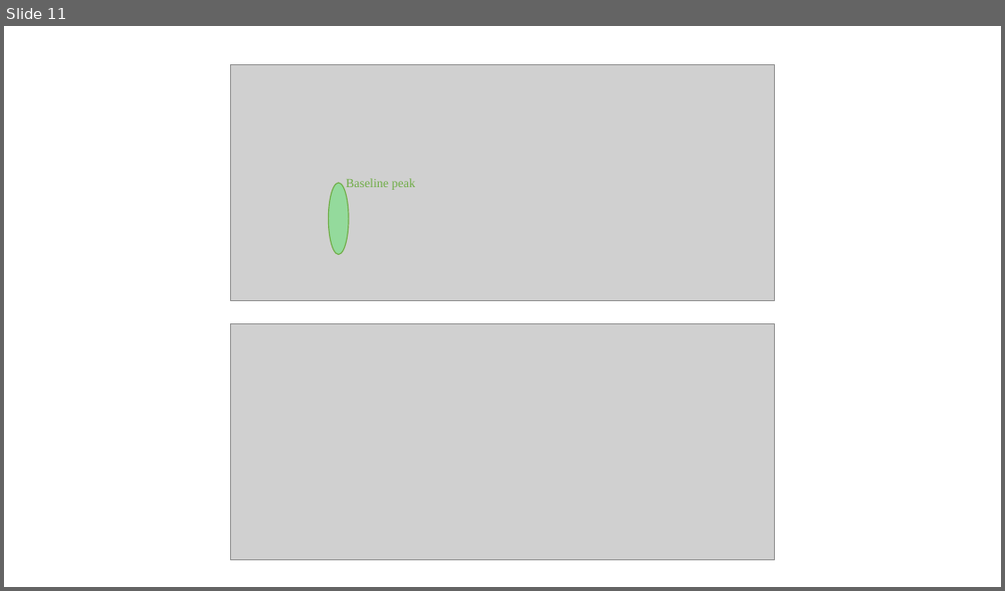
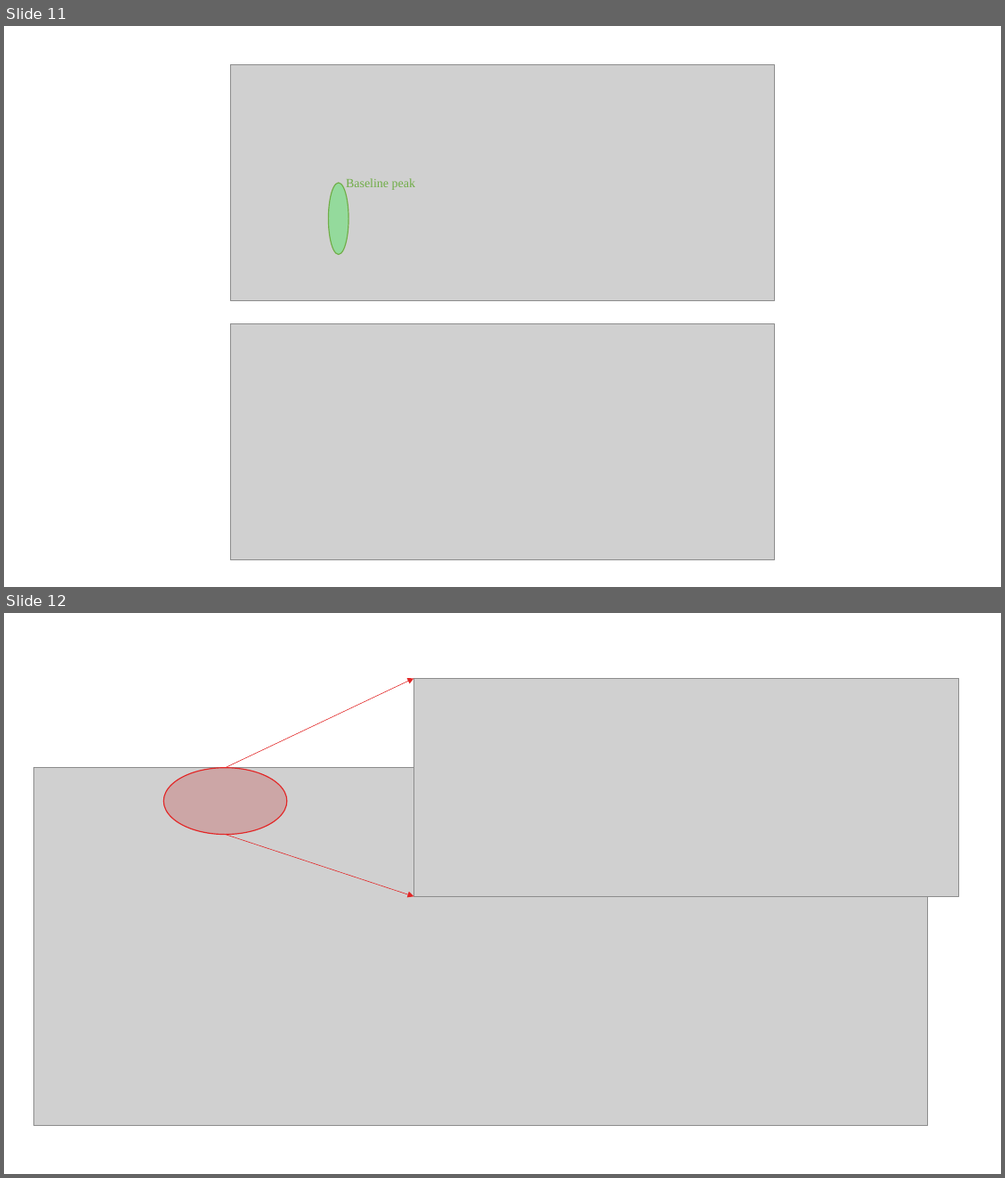
Before and after one commit to AlessandroLovo/T-junction, a slide deck: Report/Figures.pptx. Shown one above the other, each under a label of ours: slide 11 before the commit, slides 11 and 12 after it. The pictures are 1005x591 and 1005x1178 pixels, drawn with LibreOffice and Linux fonts; fonts in the diff are those of the drawing; grey boxes stand for pictures. Boxes give left, top, right and bottom in pixels: in the first picture for what was removed or moved away, otherwise in the second. Text is boxed around its words. In the diff, an @@ line names an element or a change of style, - is before the commit and + after.

```diff
--- a/Report/Figures.pptx
+++ b/Report/Figures.pptx
@@ slide 12 added at bbox=[4, 613, 1001, 1174], background #FFFFFF @@
@@ arrow added from (226, 768) to (413, 678), #E22626 0.5 pt @@
@@ picture added at bbox=[413, 678, 959, 896] @@
@@ picture added at bbox=[33, 768, 928, 1126] @@
@@ ellipse added at bbox=[164, 768, 287, 835], fill #C00000 at 20% opacity, outline #E22626 1 pt @@
@@ arrow added from (226, 835) to (413, 896), #E22626 0.5 pt @@
```
Also in this commit, not shown: 14 other files.
